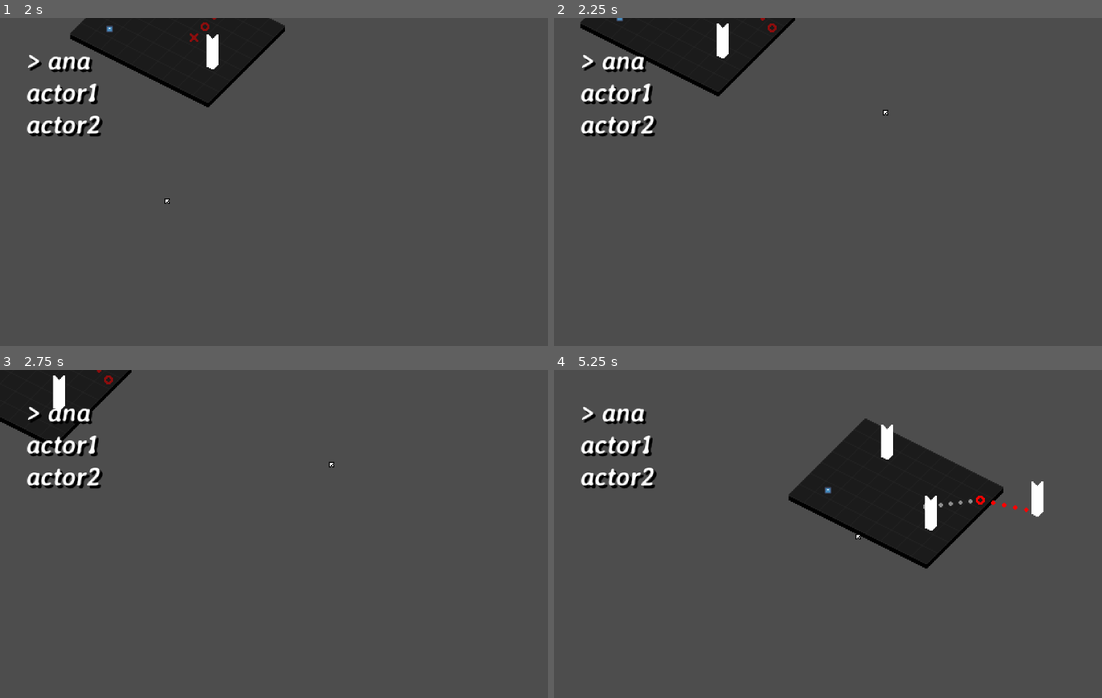
Above: before the commit, frames 1-4 (two rows, left to right).
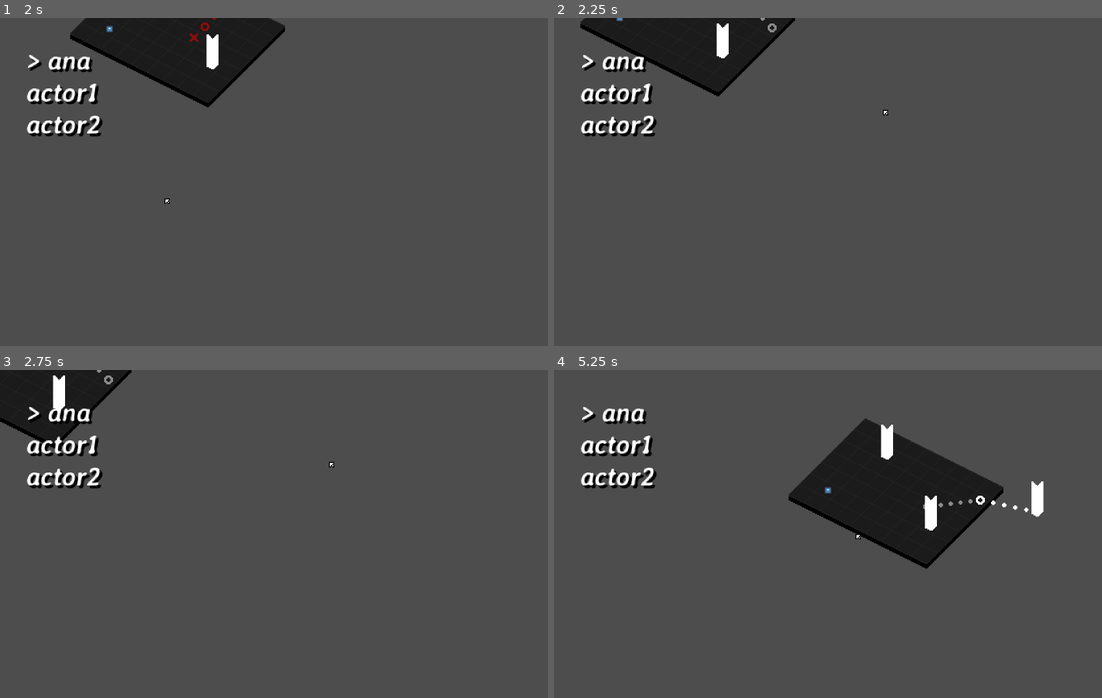
Above: after the commit, the same moments.

Repository: webcatzz/bd
Game: Godot game, scene res://scenes/main.tscn
Same seed, same stepped clock (60 frames per second), same inputs: the game is played once before the commit and once after it. The engine's default icon, where the game draws it, is replaced by a stand-in: a white triangle on a blue panel in a dark square.
Inputs (mouse positions are in pixels of both pictures, inside the frame that each line leads up to):
- Up to frame 1 (2 s): tap Enter (ui_accept) at 0.5, 0.77, 1.52 s; move the mouse to (394, 165) at 0.52 s; press the mouse at (394, 165) at 0.53 s; hold D (move_right) 0.53-1.28 s; move the mouse to (164, 198) at 1.27 s; release the mouse at (164, 198) at 1.28 s; hold S (move_down) from 1.28 s (still down); tap E (mode_hit) at 1.35 s
- Up to frame 2 (2.25 s): move the mouse to (882, 109) at 2.02 s; release S (move_down) at 2.03 s; hold D (move_right) from 2.03 s (still down); hold Q (mode_move) from 2.03 s (still down)
- Up to frame 3 (2.75 s): keep holding D (move_right); keep holding Q (mode_move)
- Up to frame 4 (5.25 s): move the mouse to (800, 599) at 2.77 s; release D (move_right) at 2.78 s; release Q (mode_move) at 2.78 s; hold W (move_up) 2.78-3.53 s; right-click (800, 599) at 2.85 s; click (800, 599) at 2.92 s; tap Enter (ui_accept) at 3.02, 3.77, 4.52 s; move the mouse to (992, 583) at 3.52 s; press the mouse at (992, 583) at 3.53 s; hold A (move_left) 3.53-5.03 s; move the mouse to (663, 484) at 4.27 s; release the mouse at (663, 484) at 4.28 s; tap E (mode_hit) at 4.35 s; move the mouse to (855, 534) at 5.02 s; hold S (move_down) from 5.03 s (still down); hold Q (mode_move) from 5.03 s (still down); click (855, 534) at 5.17 s

Frame 1 is identical in both runs. In frame 2, less than 0.1% of the frame differs, in the area x 37-41%, y 0-5%; in frame 3, less than 0.1%; in frame 4, less than 0.1%, in the area x 77-87%, y 38-44%.

Commit message:
fixed actions' opacity being overwritten

Diff:
--- a/scenes/actor/action.gd
+++ b/scenes/actor/action.gd
@@ -20,13 +20,10 @@
 
 func _draw() -> void:
 	_draw_dots()
-
 	if is_possible:
 		_draw_sprite(Vector2i(1, 0), end)
-
 	if type == Type.HIT:
 		_draw_sprite(Vector2i(2, 0), target)
-		self_modulate = Palette.RED
 
 
 func _draw_sprite(coords: Vector2i, point: Vector2, scale: Vector2 = Vector2.ONE) -> void:
@@ -40,13 +37,19 @@
 func _draw_dots() -> void:
 	var length: float = (end - start).length()
 	var count: int = length / DOT_SEPARATION
-	var separation: float
-	if count == 1:
-		separation = length * 0.5
-	else:
-		separation = DOT_SEPARATION - (DOT_SEPARATION - fmod(length, DOT_SEPARATION)) / count
-	for d: int in count:
-		_draw_sprite(Vector2i.ZERO, start.move_toward(end, separation * (d + 1)))
+	var separation: float = length * 0.5 if count == 1 else DOT_SEPARATION - (DOT_SEPARATION - fmod(length, DOT_SEPARATION)) / count
+	for i: int in count:
+		_draw_sprite(Vector2i.ZERO, start.move_toward(end, separation * (i + 1)))
+
+
+# color
+
+func set_color(color: Color) -> void:
+	self_modulate = Color(color, self_modulate.a)
+
+
+func set_alpha(value: float) -> void:
+	self_modulate.a = value
 
 
 # shake
@@ -71,7 +74,8 @@
 
 func _set_type(value: Type) -> void:
 	type = value
-	set_target_shaking(type == Type.HIT)
+	set_color(Palette.RED if type == Type.HIT else Palette.WHITE)
+	set_target_shaking(type == Type.HIT and is_possible)
 	queue_redraw()
 
 
@@ -90,11 +94,6 @@
 
 func _set_is_possible(value: bool) -> void:
 	is_possible = value
-	self_modulate.a = 1.0 if is_possible else 0.5
+	set_alpha(1.0 if is_possible else 0.5)
+	set_target_shaking(type == Type.HIT and is_possible)
 	queue_redraw()
-
-
-# init
-
-func _ready() -> void:
-	self_modulate = Palette.WHITE
